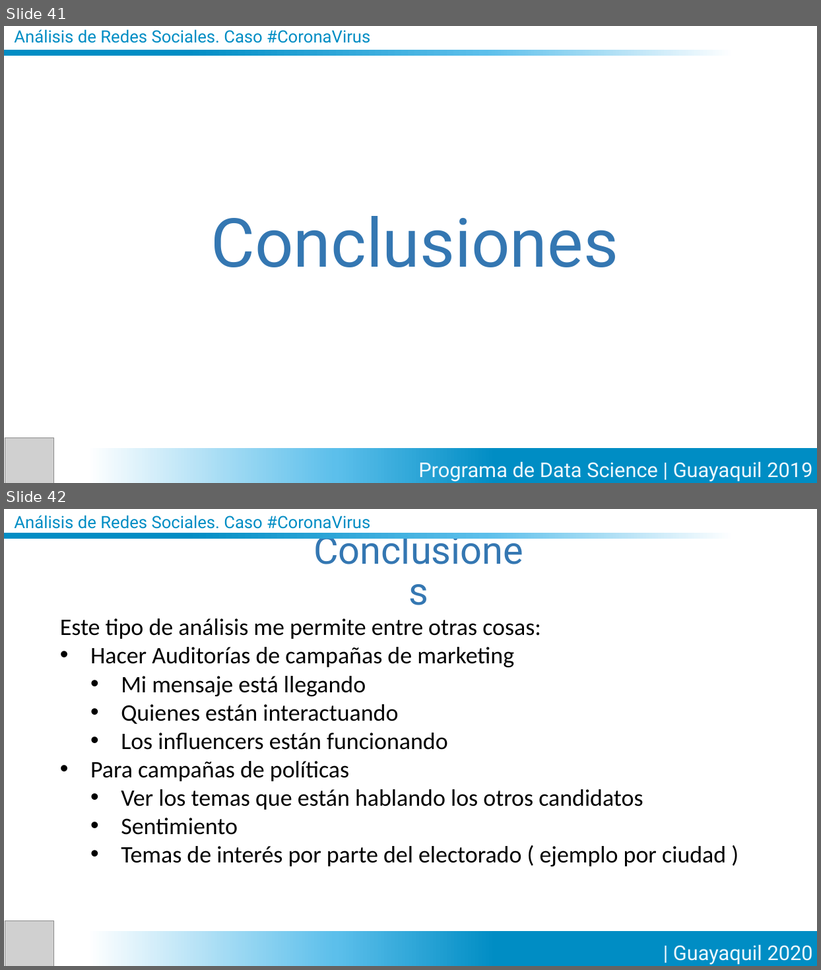
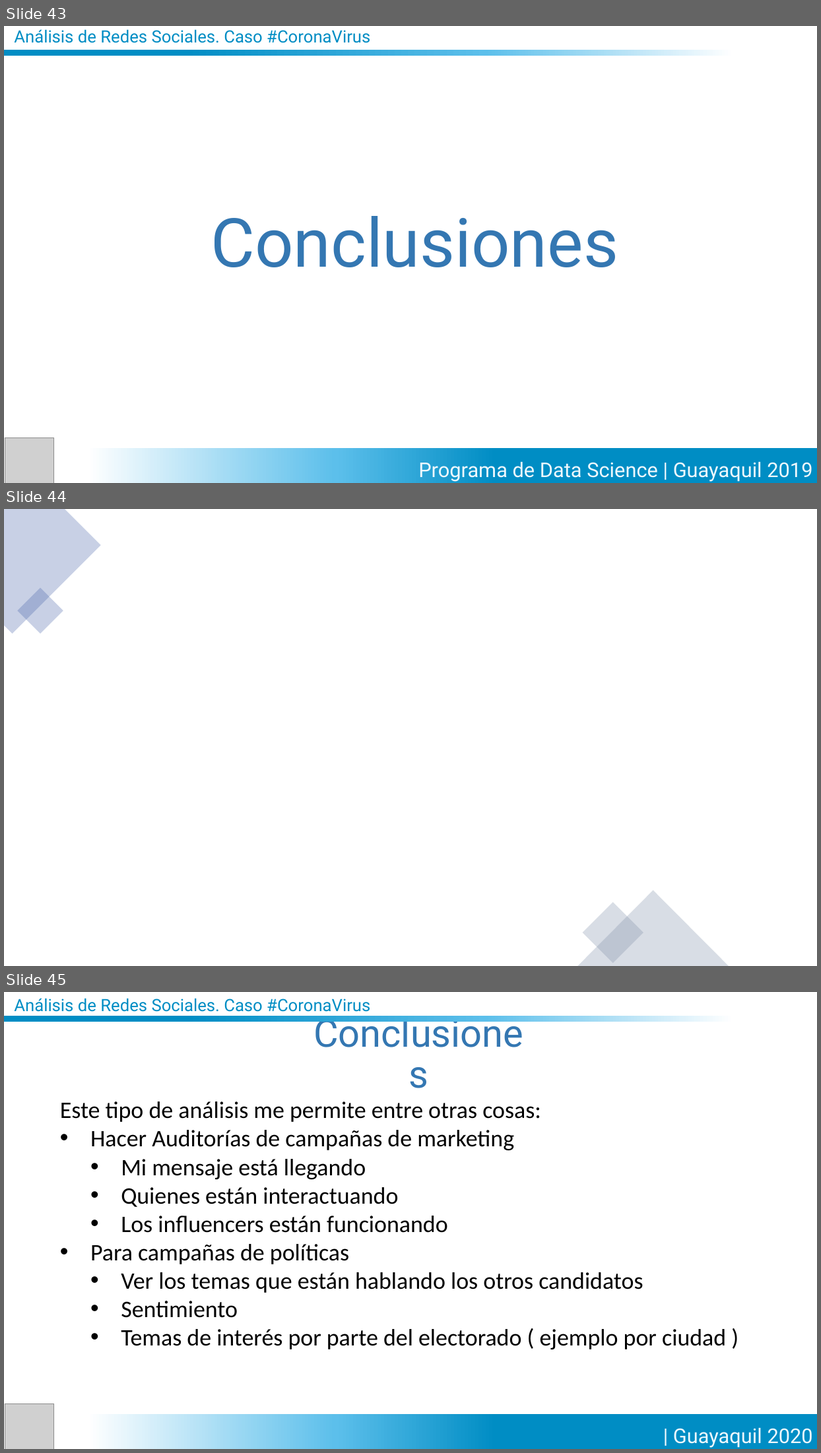
Before and after one commit to restevesd/AnalisisRedes, a slide deck: AnalisisRedesSociales.pptx. Shown one above the other, each under a label of ours: slides 41 and 42 before the commit, slides 43, 44 and 45 after it. The pictures are 821x970 and 821x1453 pixels, drawn with LibreOffice and Linux fonts; fonts in the diff are those of the drawing; grey boxes stand for pictures; background and template pictures are left out. Boxes give left, top, right and bottom in pixels: in the first picture for what was removed or moved away, otherwise in the second. Text is boxed around its words. In the diff, an @@ line names an element or a change of style, - is before the commit and + after.

```diff
--- a/AnalisisRedesSociales.pptx
+++ b/AnalisisRedesSociales.pptx
@@ slide 44 added at [4, 509, 817, 966], background picture (left out) @@
@@ freeform shape added at [4, 509, 101, 634], fill #4A66AC at 30% opacity @@
@@ rectangle added at [17, 588, 63, 634], fill #4A66AC at 30% opacity @@
@@ triangle added at [578, 891, 729, 966], fill #7F8FA9 at 30% opacity @@
@@ rectangle added at [582, 902, 644, 964], fill #7F8FA9 at 30% opacity @@
@@ what was slide 41 is now slide 43 @@
@@ what was slide 42 is now slide 45 @@
```
Also in this commit, not shown: 2 slides changed, 2 other slides added, 2 other files.
